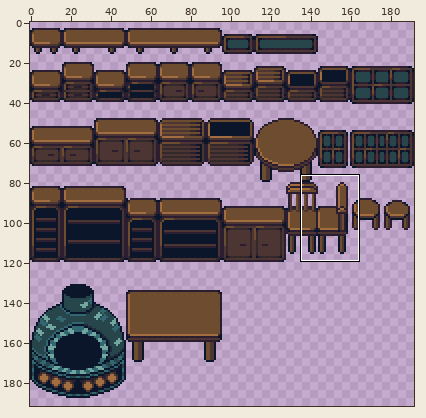
File history of a sprite sheet, Concept Files/Concept sprites/kitchen_deco.png. The first picture is a wide view before the edit; the outline marks the close-up.
Close-up. Before the commit:
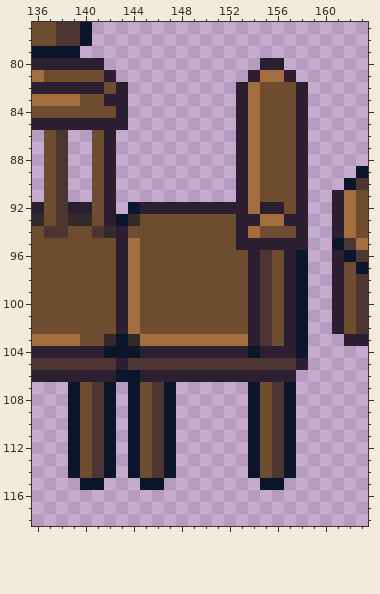
The file is 192x192 pixels. Shown: x 136..163, y 77..118.
After the commit:
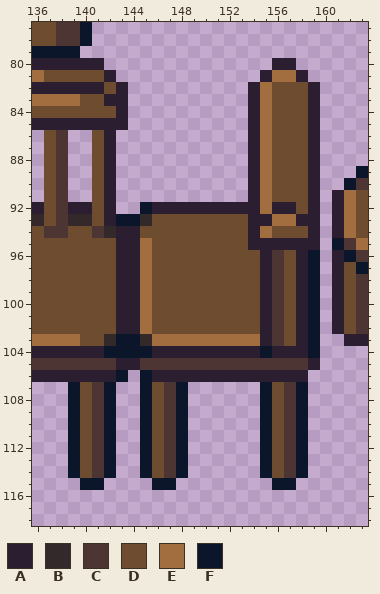
Palette (. is transparent): A #2c1e31  B #33292b  C #4d3533  D #6e4c30  E #a26d3f  F #0b162a
Commit message: found a mistake on a chair
What changed:
@@ x 136..163 @@
  79 FFFF........................
- 80 AAAAAA.............AA.......
- 81 EDDDDDA...........AEEA......
- 82 AAAAAADA.........AEDDDA.....
- 83 EEEEDDAA.........AEDDDA.....
- 84 DDDDDDDA.........AEDDDA.....
- 85 AAAAAAAA.........AEDDDA.....
- 86 .DC..DA..........AEDDDA.....
- 87 .DC..DA..........AEDDDA.....
- 88 .DC..DA..........AEDDDA.....
- 89 .DC..DA..........AEDDDA....F
- 90 .DC..DA..........AEDDDA...FC
- 91 .DC..DA..........AEDDDA..AED
- 92 ADCAADA.FAAAAAAAAAEAADA..AED
- 93 BDCBBDAFBDDDDDDDDAAEEAA..AED
- 94 DCCDDCBADDDDDDDDDAEDDDA..AED
- 95 DDDDDDDAEDDDDDDDDAAAAAA..FCE
- 96 DDDDDDDAEDDDDDDDDDACDAF..AFC
- 97 DDDDDDDAEDDDDDDDDDACDAF..ADF
- 98 DDDDDDDAEDDDDDDDDDACDAF..ADC
- 99 DDDDDDDAEDDDDDDDDDACDAF..ADC
-100 DDDDDDDAEDDDDDDDDDACDAF..ADC
-101 DDDDDDDAEDDDDDDDDDACDAF..ADC
-102 DDDDDDDAEDDDDDDDDDACDAF..ADC
-103 EEEEDDBFBEEEEEEEEEACDAF...AA
-104 AAAAAAFFFAAAAAAAAAFAAAF.....
-105 CCCCCCCACCCCCCCCCCCCCCA.....
-106 AAAAAAAFFAAAAAAAAAAAAA......
-107 ...FDCF.FDCF......FDCF......
-108 ...FDCF.FDCF......FDCF......
-109 ...FDCF.FDCF......FDCF......
-110 ...FDCF.FDCF......FDCF......
-111 ...FDCF.FDCF......FDCF......
-112 ...FDCF.FDCF......FDCF......
-113 ...FDCF.FDCF......FDCF......
-114 ...FDCF.FDCF......FDCF......
-115 ....FF...FF........FF.......
+ 80 AAAAAA..............AA......
+ 81 EDDDDDA............AEEA.....
+ 82 AAAAAADA..........AEDDDA....
+ 83 EEEEDDAA..........AEDDDA....
+ 84 DDDDDDDA..........AEDDDA....
+ 85 AAAAAAAA..........AEDDDA....
+ 86 .DC..DA...........AEDDDA....
+ 87 .DC..DA...........AEDDDA....
+ 88 .DC..DA...........AEDDDA....
+ 89 .DC..DA...........AEDDDA...F
+ 90 .DC..DA...........AEDDDA..FC
+ 91 .DC..DA...........AEDDDA.AED
+ 92 ADCAADA..FAAAAAAAAAEAADA.AED
+ 93 BDCBBDAFFBDDDDDDDDAAEEAA.AED
+ 94 DCCDDCBAADDDDDDDDDAEDDDA.AED
+ 95 DDDDDDDAAEDDDDDDDDAAAAAA.FCE
+ 96 DDDDDDDAAEDDDDDDDDDACDAF.AFC
+ 97 DDDDDDDAAEDDDDDDDDDACDAF.ADF
+ 98 DDDDDDDAAEDDDDDDDDDACDAF.ADC
+ 99 DDDDDDDAAEDDDDDDDDDACDAF.ADC
+100 DDDDDDDAAEDDDDDDDDDACDAF.ADC
+101 DDDDDDDAAEDDDDDDDDDACDAF.ADC
+102 DDDDDDDAAEDDDDDDDDDACDAF.ADC
+103 EEEEDDBFFBEEEEEEEEEACDAF..AA
+104 AAAAAAFFFFAAAAAAAAAFAAAF....
+105 CCCCCCCAACCCCCCCCCCCCCCA....
+106 AAAAAAAF.FAAAAAAAAAAAAA.....
+107 ...FDCF..FDCF......FDCF.....
+108 ...FDCF..FDCF......FDCF.....
+109 ...FDCF..FDCF......FDCF.....
+110 ...FDCF..FDCF......FDCF.....
+111 ...FDCF..FDCF......FDCF.....
+112 ...FDCF..FDCF......FDCF.....
+113 ...FDCF..FDCF......FDCF.....
+114 ...FDCF..FDCF......FDCF.....
+115 ....FF....FF........FF......
 116 ............................
Boxes around the changes in both close-ups, in picture pixels (x1, y1, x2, y2):
changed: (236, 58, 320, 490)
changed: (128, 202, 188, 490)
